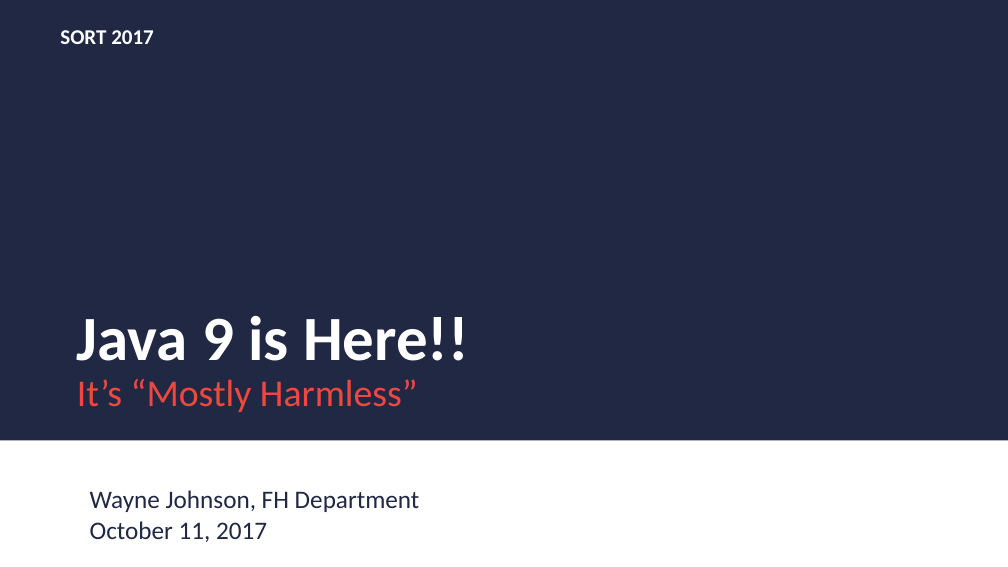
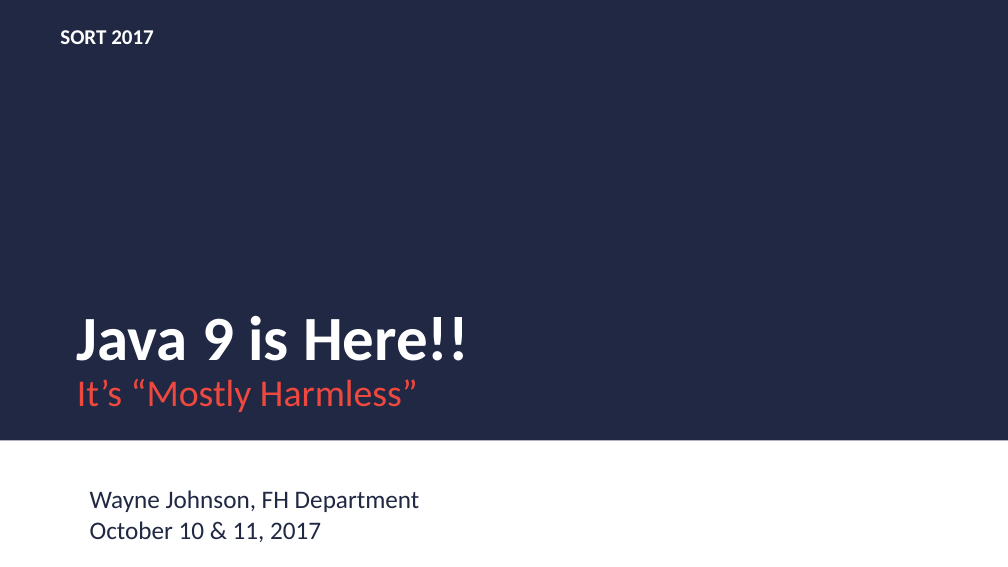
Before and after one commit to wjohnson000/java9-sort, a slide deck: slide 1 of sort-2017-java9.pptx. Drawn at 1008x567 pixels with LibreOffice and Linux fonts; fonts in the diff are those of the drawing; background and template pictures are left out. Boxes give left, top, right and bottom in pixels: in the first picture for what was removed or moved away, otherwise in the second. Text is boxed around its words. In the diff, an @@ line names an element or a change of style, - is before the commit and + after.

```diff
--- a/sort-2017-java9.pptx
+++ b/sort-2017-java9.pptx
@@ text at (90, 521, 321, 542): text changed @@
-October 11, 2017
+October 10 & 11, 2017
```
Also in this commit, not shown: 4 other slides changed, 2 other files.
